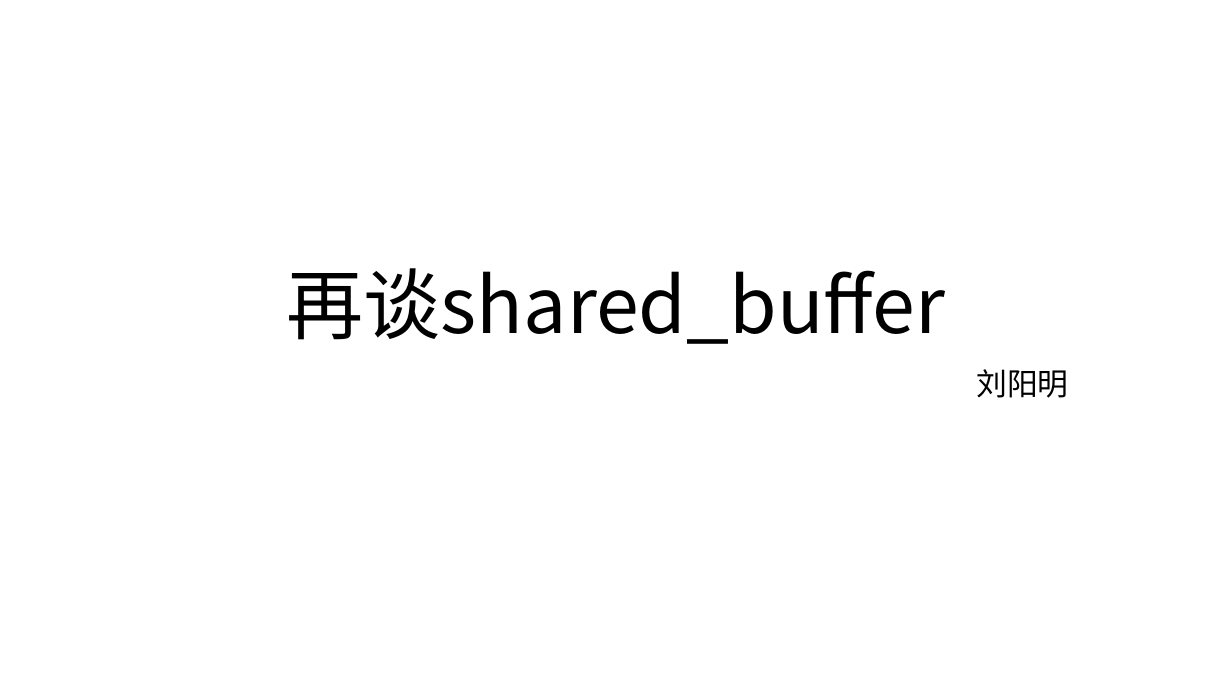
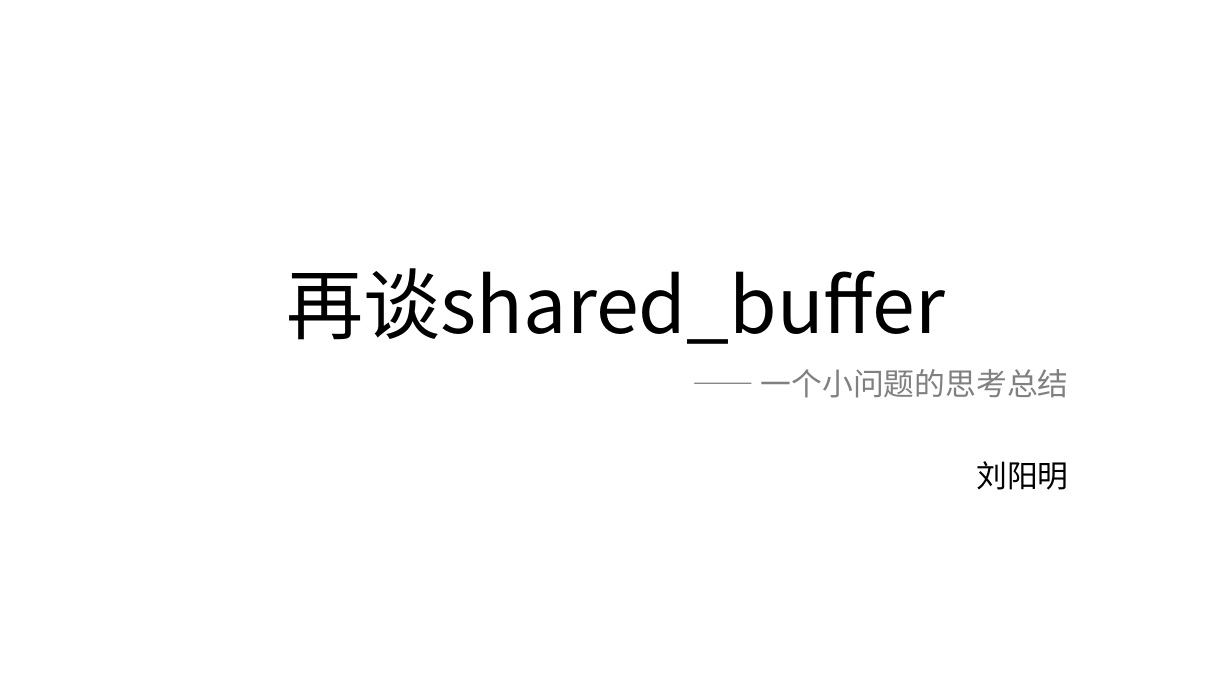
Before and after one commit to yummyliu/papers, a slide deck: slide 1 of pg-buffer.pptx. Drawn at 1232x693 pixels with LibreOffice and Linux fonts; fonts in the diff are those of the drawing. Boxes give left, top, right and bottom in pixels: in the first picture for what was removed or moved away, otherwise in the second. Text is boxed around its words. In the diff, an @@ line names an element or a change of style, - is before the commit and + after.

```diff
--- a/pg-buffer.pptx
+++ b/pg-buffer.pptx
@@ subtitle at box(761, 369, 1069, 398): paragraph added @@
+—— 一个小问题的思考总结
```
Also in this commit, not shown: 1 other slide changed, 2 slides added, 2 slides removed.
